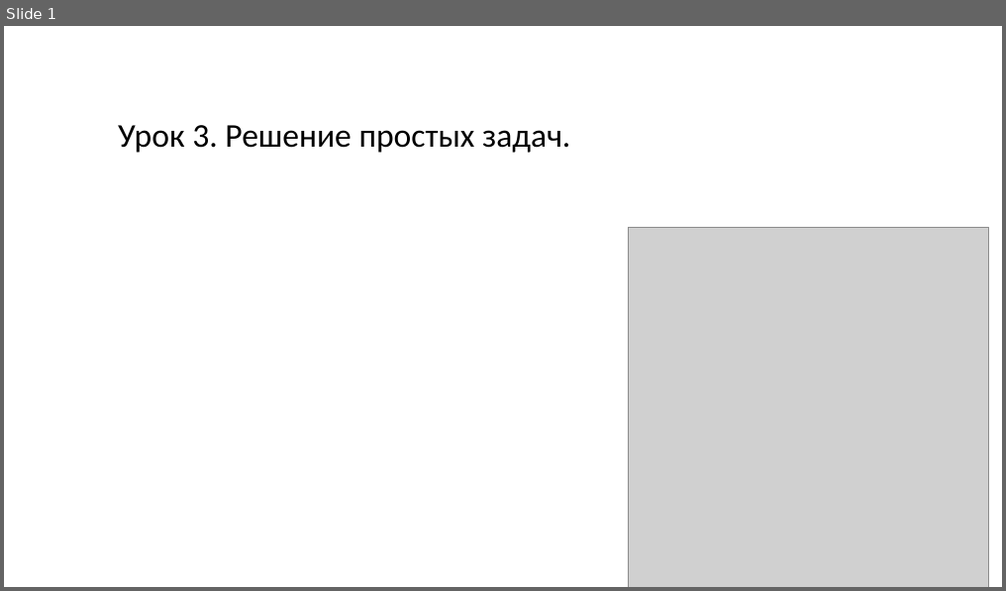
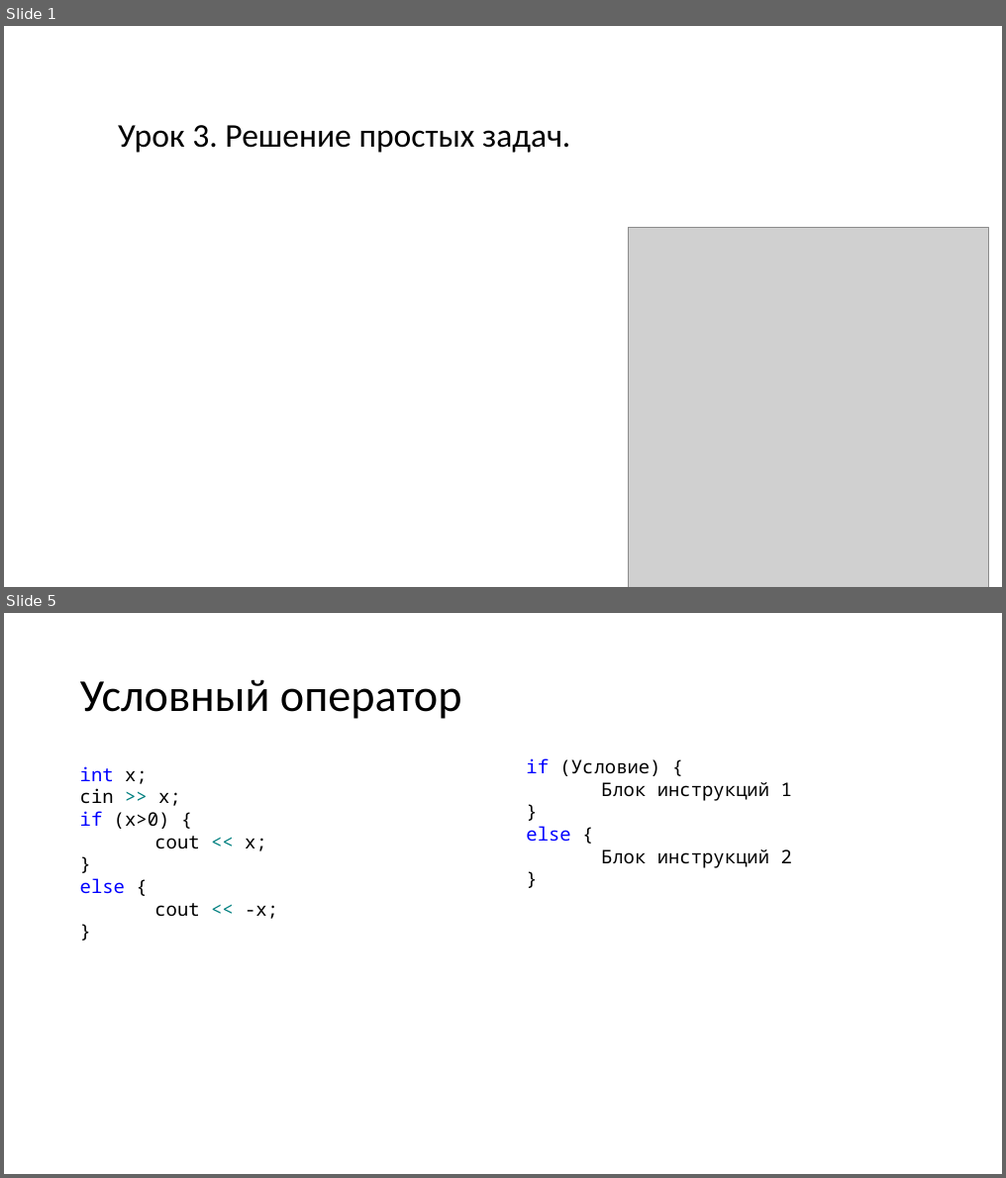
Before and after one commit to Klapeyron5/C-lessons-for-schoolchild-beginners, a slide deck: Урок 3/Урок 3.pptx. Shown one above the other, each under a label of ours: slide 1 before the commit, slides 1 and 5 after it; the slides between them are not shown. The pictures are 1006x591 and 1006x1178 pixels, drawn with LibreOffice and Linux fonts; fonts in the diff are those of the drawing; grey boxes stand for pictures. Boxes give left, top, right and bottom in pixels: in the first picture for what was removed or moved away, otherwise in the second. Text is boxed around its words. In the diff, an @@ line names an element or a change of style, - is before the commit and + after.

```diff
--- a/Урок 3/Урок 3.pptx
+++ b/Урок 3/Урок 3.pptx
@@ slide 5 added at box(4, 613, 1002, 1174), background #FFFFFF @@
@@ title added at box(80, 679, 462, 719), 44 pt, text #000000 @@
+Условный оператор
@@ text added at box(526, 759, 792, 868), 18 pt, text #000000 @@
+if (Условие) {
+Блок инструкций 1
+}
+else {
+Блок инструкций 2
+}
@@ text added at box(80, 766, 278, 919), 18 pt, text #000000 @@
+int x;
+cin >> x;
+if (x>0) {
+cout << x;
+}
+else {
+cout << -x;
+}
```
Also in this commit, not shown: 1 slide changed, 4 other slides added, 1 slide removed, 1 other file.
